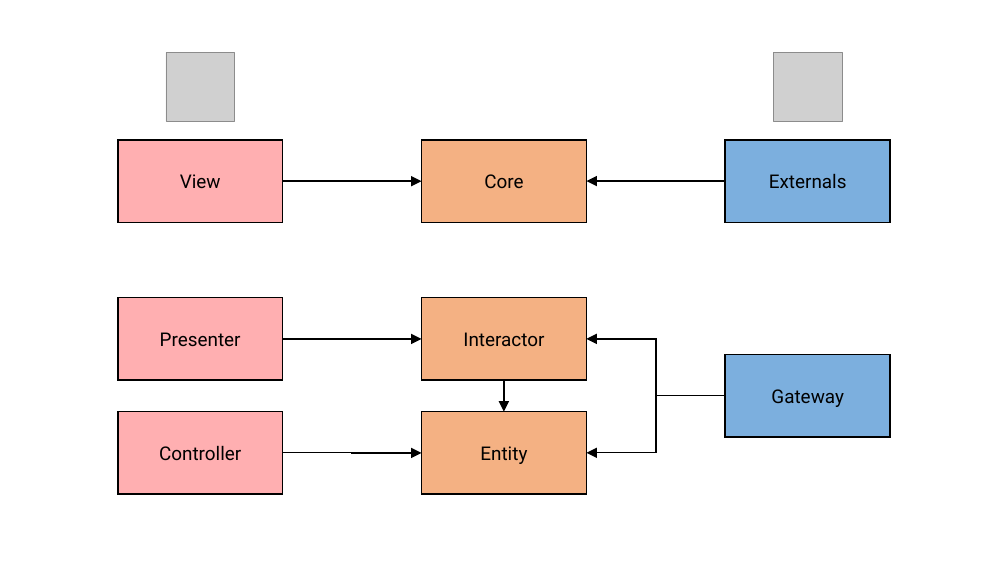
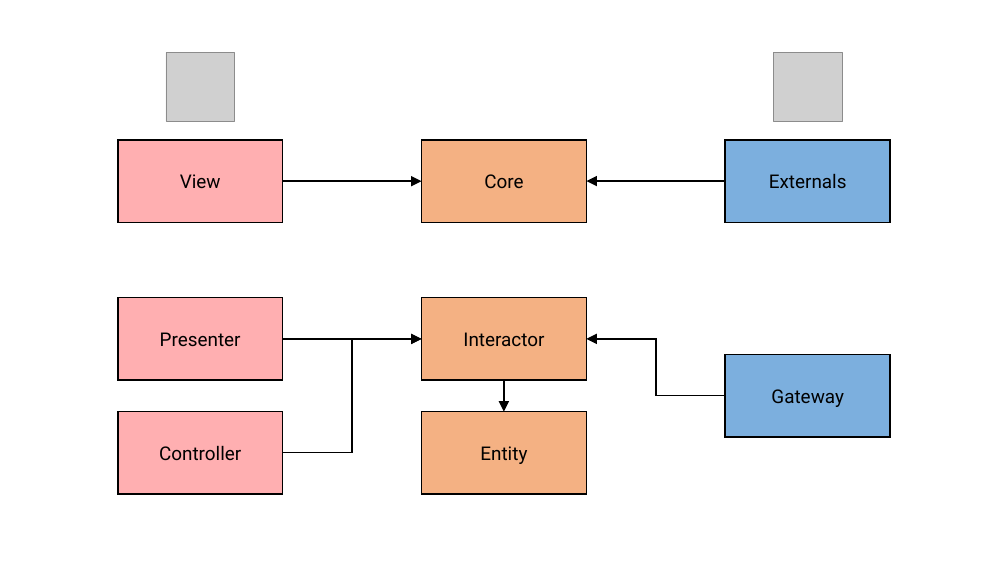
Before and after one commit to rkhaimov/brain-gym, a slide deck: slide 87 of Презентация.pptx (slide 88 before the commit). Drawn at 1008x567 pixels with LibreOffice and Linux fonts; fonts in the diff are those of the drawing; grey boxes stand for pictures; background and template pictures are left out. Boxes give left, top, right and bottom in pixels: in the first picture for what was removed or moved away, otherwise in the second. Text is boxed around its words. In the diff, an @@ line names an element or a change of style, - is before the commit and + after.

```diff
--- a/Презентация.pptx
+++ b/Презентация.pptx
@@ elbow arrow moved from (283, 453) - (422, 453) to (283, 453) - (422, 339) @@
@@ elbow arrow removed from (725, 395) to (587, 453) @@
```
Also in this commit, not shown: 8 other slides changed, 2 slides removed.
